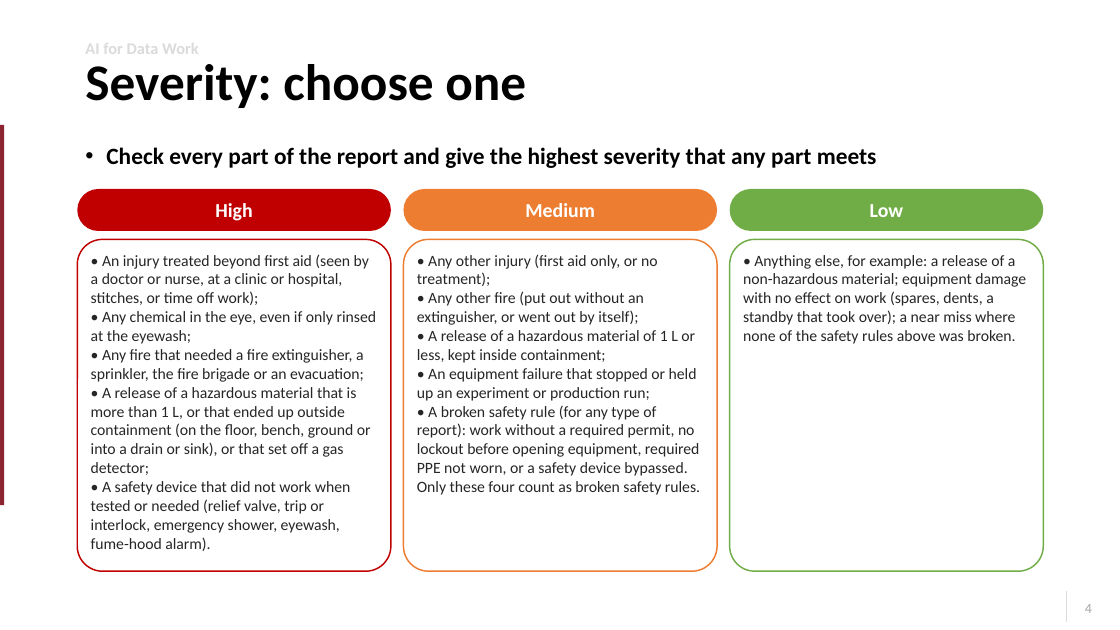
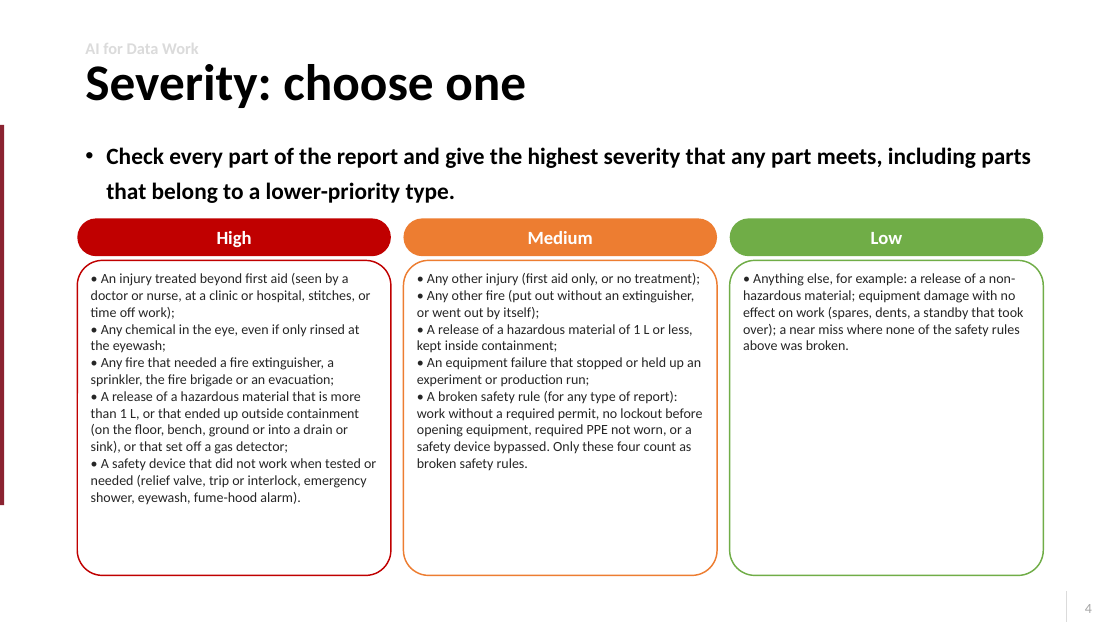
Before and after one commit to KWK-GoLive/incident-checker, a slide deck: slide 4 of Incident_Classification_slides.pptx. Drawn at 1120x630 pixels with LibreOffice and Linux fonts; fonts in the diff are those of the drawing; background and template pictures are left out. Boxes give left, top, right and bottom in pixels: in the first picture for what was removed or moved away, otherwise in the second. Text is boxed around its words. In the diff, an @@ line names an element or a change of style, - is before the commit and + after.

Commit message:
Review fixes: clearer rules, 4th example, layout examples, friendlier errors (v3)

```diff
--- a/Incident_Classification_slides.pptx
+++ b/Incident_Classification_slides.pptx
@@ text at box(106, 147, 1031, 203): text changed @@
-• Check every part of the report and give the highest severity that any part meets
+• Check every part of the report and give the highest severity that any part meets, including parts that belong to a lower-priority type.
@@ rounded rectangle "High": place and size @@
-rounded rectangle "High" at box(77, 189, 391, 231)
+rounded rectangle "High" at box(77, 218, 391, 256)
@@ rounded rectangle "Medium": place and size @@
-rounded rectangle "Medium" at box(403, 189, 717, 231)
+rounded rectangle "Medium" at box(403, 218, 717, 256)
@@ size 17 to 16 pt in 3 elements at box(77, 218, 391, 256), box(403, 218, 717, 256), box(730, 218, 1044, 256) @@
@@ rounded rectangle "Low": place and size @@
-rounded rectangle "Low" at box(730, 189, 1044, 231)
+rounded rectangle "Low" at box(730, 218, 1044, 256)
@@ rounded rectangle: place and size @@
-rounded rectangle at box(77, 239, 391, 571)
+rounded rectangle at box(77, 260, 391, 576)
@@ text "• An injury treated beyond ...": place and size @@
-text "• An injury treated beyond ..." at box(91, 254, 377, 551)
+text "• An injury treated beyond ..." at box(91, 273, 376, 504)
@@ rounded rectangle: place and size @@
-rounded rectangle at box(403, 239, 717, 571)
+rounded rectangle at box(403, 260, 717, 576)
@@ text "• Any other injury (first ...": place and size @@
-text "• Any other injury (first ..." at box(417, 254, 700, 495)
+text "• Any other injury (first ..." at box(417, 273, 702, 470)
@@ rounded rectangle: place and size @@
-rounded rectangle at box(730, 239, 1044, 571)
+rounded rectangle at box(730, 260, 1044, 576)
@@ size 13.5 to 12 pt in 3 elements at box(91, 273, 376, 504), box(417, 273, 702, 470), box(743, 273, 1024, 350) @@
@@ text "• Anything else, for example: ...": place and size @@
-text "• Anything else, for example: ..." at box(743, 255, 1026, 344)
+text "• Anything else, for example: ..." at box(743, 273, 1024, 350)
```
Also in this commit, not shown: 4 other slides changed, 5 other files.
